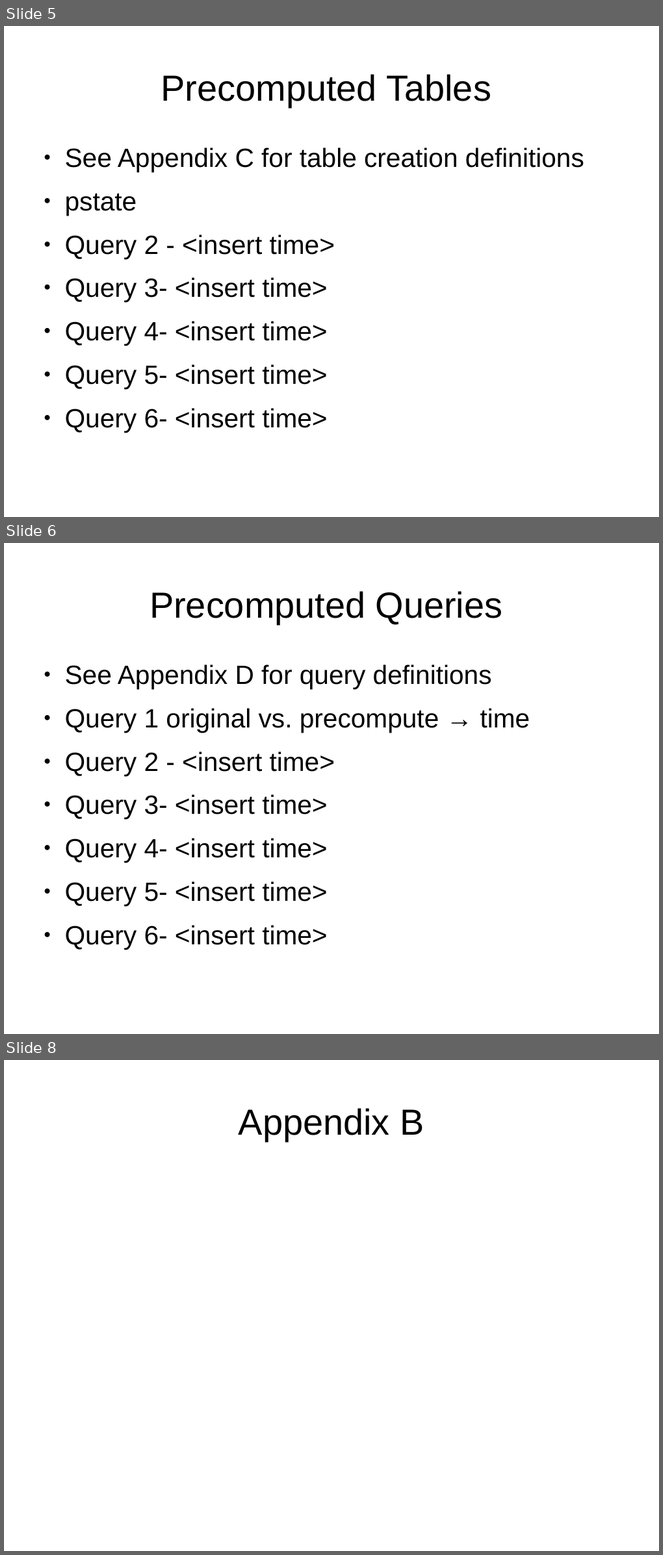
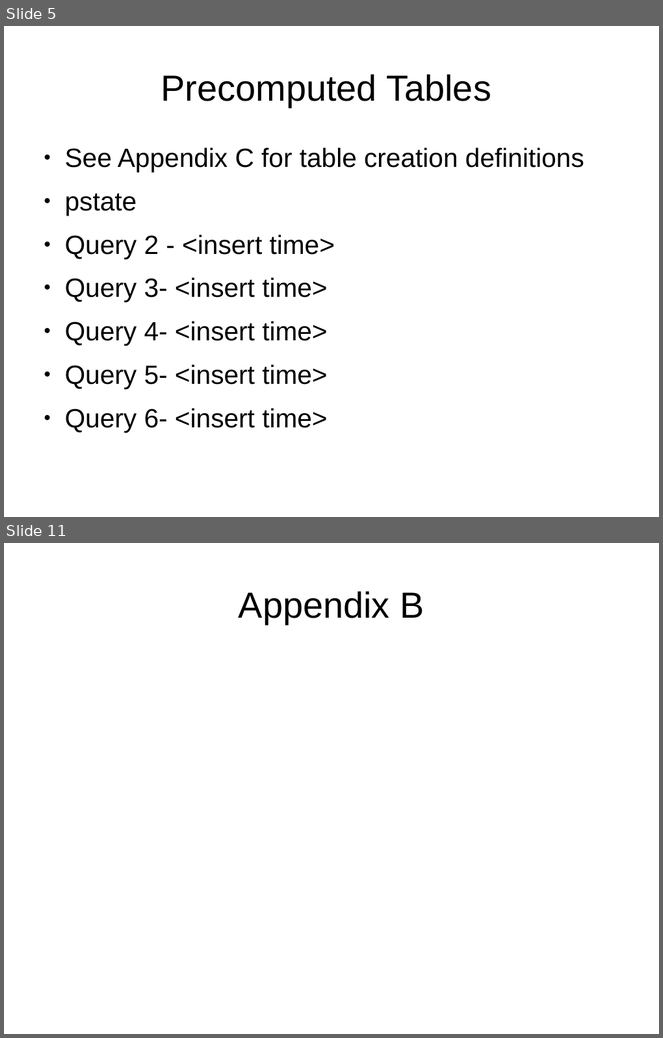
Before and after one commit to afcarl/dse201_final, a slide deck: dse201_final_report.odp. Shown one above the other, each under a label of ours: slides 5, 6 and 8 before the commit, slides 5 and 11 after it; the slides between them are not shown. The pictures are 663x1555 and 663x1038 pixels, drawn with LibreOffice and Linux fonts; fonts in the diff are those of the drawing. Boxes give left, top, right and bottom in pixels: in the first picture for what was removed or moved away, otherwise in the second. Text is boxed around its words. In the diff, an @@ line names an element or a change of style, - is before the commit and + after.

```diff
--- a/dse201_final_report.odp
+++ b/dse201_final_report.odp
@@ slide 6 removed at [4,543,659,1034], background #FFFFFF @@
@@ title removed at [150,591,503,624] @@
-Precomputed Queries
@@ text removed at [65,665,530,949] @@
-● See Appendix D for query definitions
-● Query 1 original vs. precompute → time
-● Query 2 - <insert time>
-● Query 3- <insert time>
-● Query 4- <insert time>
-● Query 5- <insert time>
-● Query 6- <insert time>
@@ what was slide 8 is now slide 11 @@
```
Also in this commit, not shown: 2 slides changed, 7 slides added, 2 other slides removed, 2 other files.
